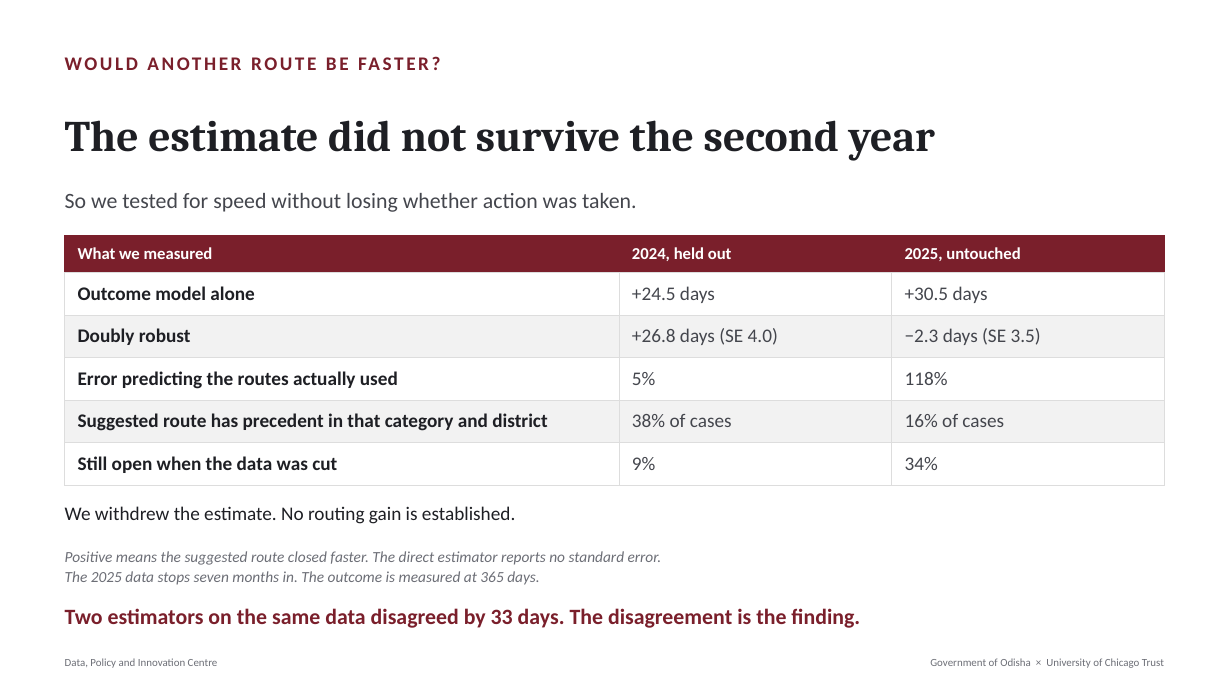
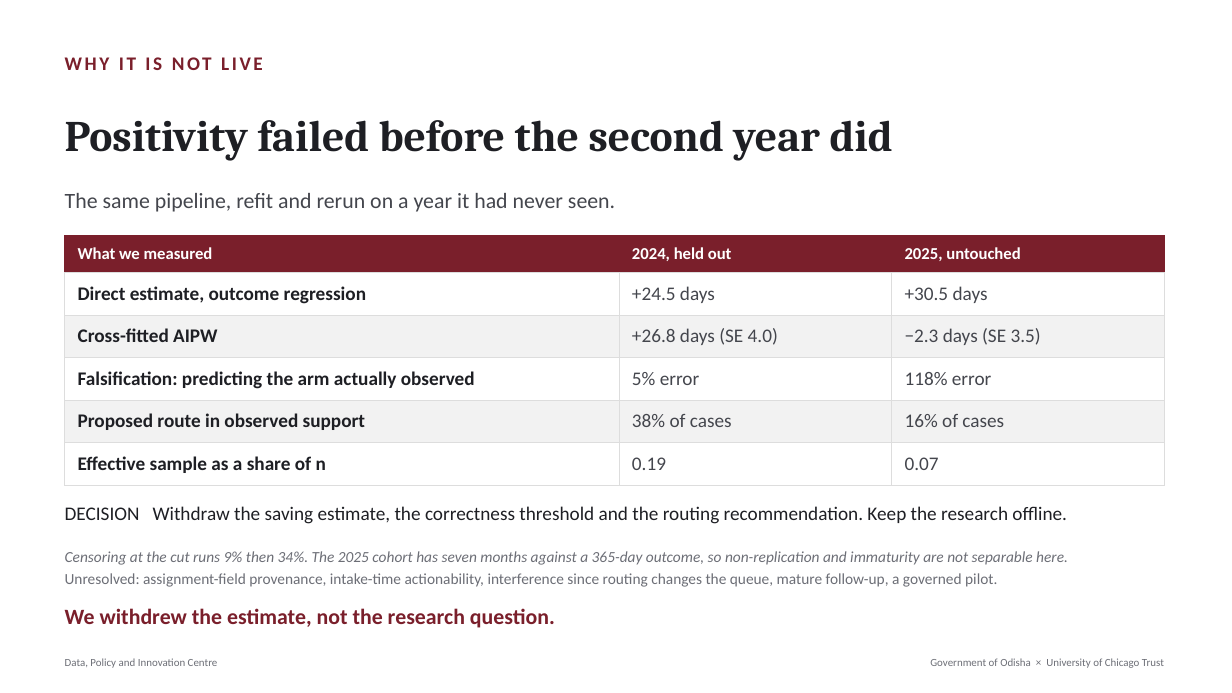
Before and after one commit to Data-Policy-and-Innovation-Centre/janasunani, a slide deck: slide 8 of docs/presentations/2026-08-24-timing-quality/Janasunani_2.0_Timing_and_Quality.pptx (slide 7 before the commit). Drawn at 1232x693 pixels with LibreOffice and Linux fonts; fonts in the diff are those of the drawing. Boxes give left, top, right and bottom in pixels: in the first picture for what was removed or moved away, otherwise in the second. Text is boxed around its words. In the diff, an @@ line names an element or a change of style, - is before the commit and + after.

```diff
--- a/docs/presentations/2026-08-24-timing-quality/Janasunani_2.0_Timing_and_Quality.pptx
+++ b/docs/presentations/2026-08-24-timing-quality/Janasunani_2.0_Timing_and_Quality.pptx
@@ text at [65, 57, 263, 70]: text changed @@
-WOULD ANOTHER ROUTE BE FASTER?
+WHY IT IS NOT LIVE
@@ text at [65, 120, 893, 161]: text changed @@
-The estimate did not survive the second year
+Positivity failed before the second year did
@@ text at [65, 193, 615, 212]: text changed @@
-So we tested for speed without losing whether action was taken.
+The same pipeline, refit and rerun on a year it had never seen.
@@ table at [65, 236, 1165, 485] @@
-row 2, column 1: Outcome model alone
+row 2, column 1: Direct estimate, outcome regression
-row 3, column 1: Doubly robust
+row 3, column 1: Cross-fitted AIPW
-row 4: Error predicting the routes actually used | 5% | 118%
+row 4: Falsification: predicting the arm actually observed | 5% error | 118% error
-row 5, column 1: Suggested route has precedent in that category and district
+row 5, column 1: Proposed route in observed support
-row 6: Still open when the data was cut | 9% | 34%
+row 6: Effective sample as a share of n | 0.19 | 0.07
@@ text at [65, 506, 1067, 524]: text changed @@
-We withdrew the estimate. No routing gain is established.
+DECISION Withdraw the saving estimate, the correctness threshold and the routing recommendation. Keep the research offline.
@@ text at [65, 551, 1068, 565]: text changed @@
-Positive means the suggested route closed faster. The direct estimator reports no standard error.
+Censoring at the cut runs 9% then 34%. The 2025 cohort has seven months against a 365-day outcome, so non-replication and immaturity are not separable here.
@@ text at [65, 573, 997, 587]: text changed; italic off @@
-The 2025 data stops seven months in. The outcome is measured at 365 days.
+Unresolved: assignment-field provenance, intake-time actionability, interference since routing changes the queue, mature follow-up, a governed pilot.
@@ text at [65, 608, 555, 628]: text changed @@
-Two estimators on the same data disagreed by 33 days. The disagreement is the finding.
+We withdrew the estimate, not the research question.
```
Also in this commit, not shown: 1 slide added, 3 other files.
